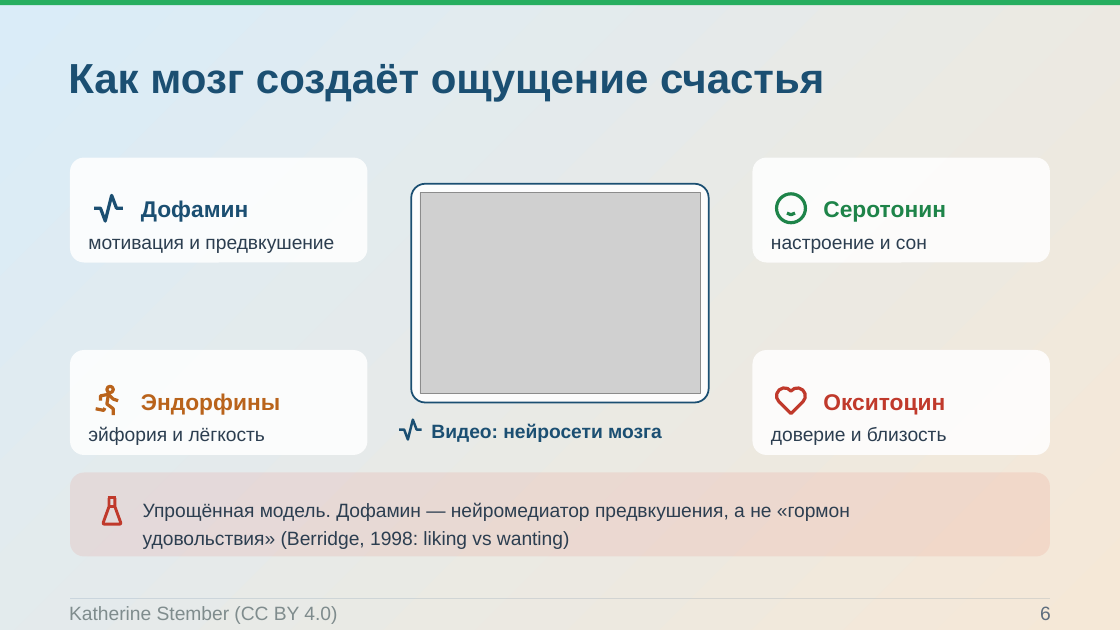
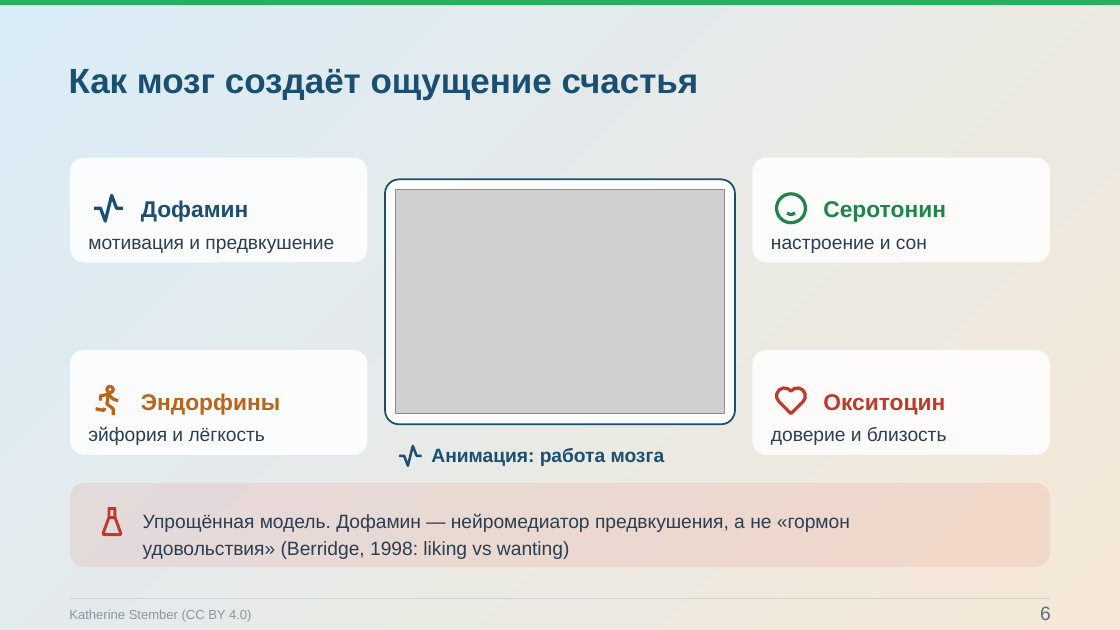
Before and after one commit to Pavel1778/Presentation-happy, a slide deck: slide 6 of Konceptsiya_schastya.pptx. Drawn at 1120x630 pixels with LibreOffice and Linux fonts; fonts in the diff are those of the drawing; grey boxes stand for pictures; background and template pictures are left out. Boxes give left, top, right and bottom in pixels: in the first picture for what was removed or moved away, otherwise in the second. Text is boxed around its words. In the diff, an @@ line names an element or a change of style, - is before the commit and + after.

```diff
--- a/Konceptsiya_schastya.pptx
+++ b/Konceptsiya_schastya.pptx
@@ text "Как мозг создаёт ощущение счастья" at <box>69,68,699,100</box>: size 36 to 30 pt @@
@@ rounded rectangle: place and size @@
-rounded rectangle at <box>412,184,709,402</box>
+rounded rectangle at <box>385,180,735,425</box>
@@ rounded rectangle at <box>385,180,735,425</box>: proportions changed @@
@@ picture: place and size @@
-picture at <box>420,192,700,394</box>
+picture at <box>396,190,725,414</box>
@@ freeform shape: place and size @@
-freeform shape at <box>399,420,422,440</box>
+freeform shape at <box>399,446,422,466</box>
@@ text at <box>431,448,665,466</box>: text changed @@
-Видео: нейросети мозга
+Анимация: работа мозга
@@ 3 freeform shapes, 1 text, 1 rounded rectangle: place and size @@
-3 freeform shapes, 1 text, 1 rounded rectangle at <box>70,472,1050,556</box>
+3 freeform shapes, 1 text, 1 rounded rectangle at <box>70,483,1050,567</box>
@@ text "Katherine Stember (CC BY 4.0)" at <box>69,609,251,622</box>: size 16.5 to 11.2 pt, text colour #7F8C8D to #8A97A3 @@
```
Also in this commit, not shown: 14 other slides changed, 48 other files.
